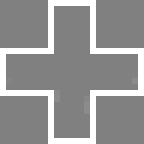
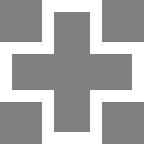
Comparing the layer stacks of the two 144 x 144 images. Changes:
painted on "White cross" over [0, 0, 144, 144]
